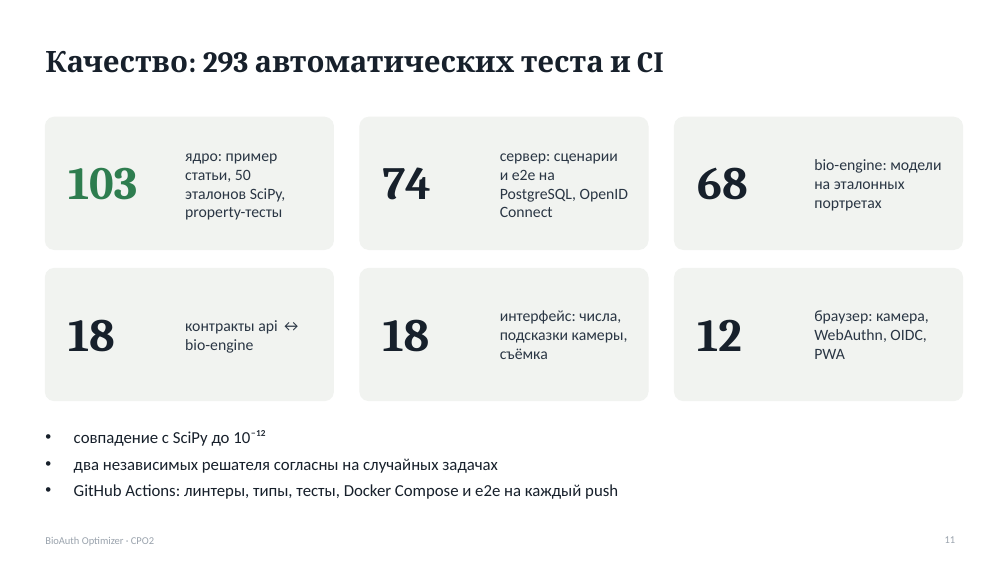
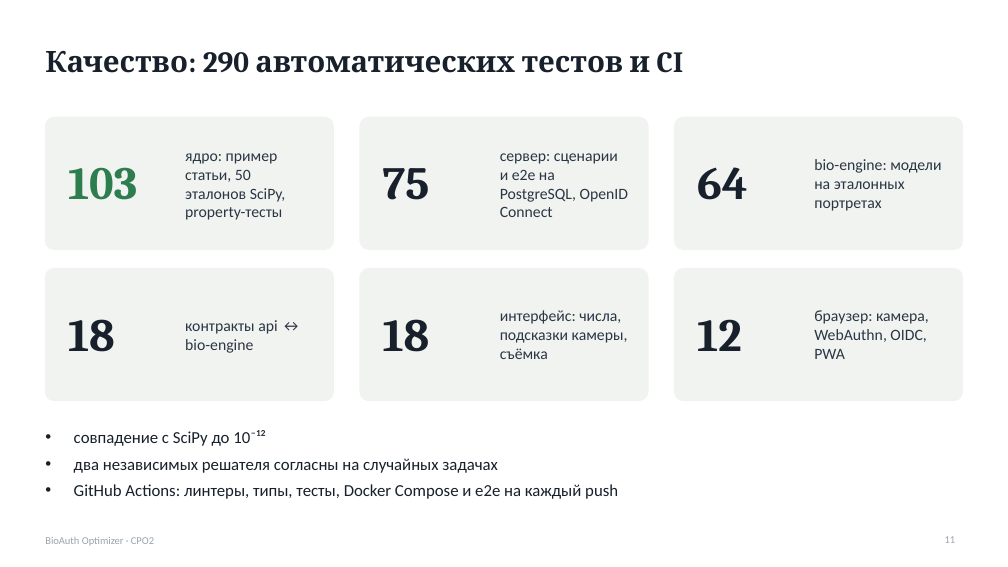
Before and after one commit to DcNi3L/bioauth-optimizer, a slide deck: slide 11 of docs/deliverables/Презентация_СРО2.pptx. Drawn at 1008x567 pixels with LibreOffice and Linux fonts; fonts in the diff are those of the drawing. Boxes give left, top, right and bottom in pixels: in the first picture for what was removed or moved away, otherwise in the second. Text is boxed around its words. In the diff, an @@ line names an element or a change of style, - is before the commit and + after.

```diff
--- a/docs/deliverables/Презентация_СРО2.pptx
+++ b/docs/deliverables/Презентация_СРО2.pptx
@@ title at (45,51,684,73): text changed @@
-Качество: 293 автоматических теста и CI
+Качество: 290 автоматических тестов и CI
@@ text at (383,168,430,200): text changed @@
-74
+75
@@ text at (697,167,747,200): text changed @@
-68
+64
```
Also in this commit, not shown: 24 other files.
